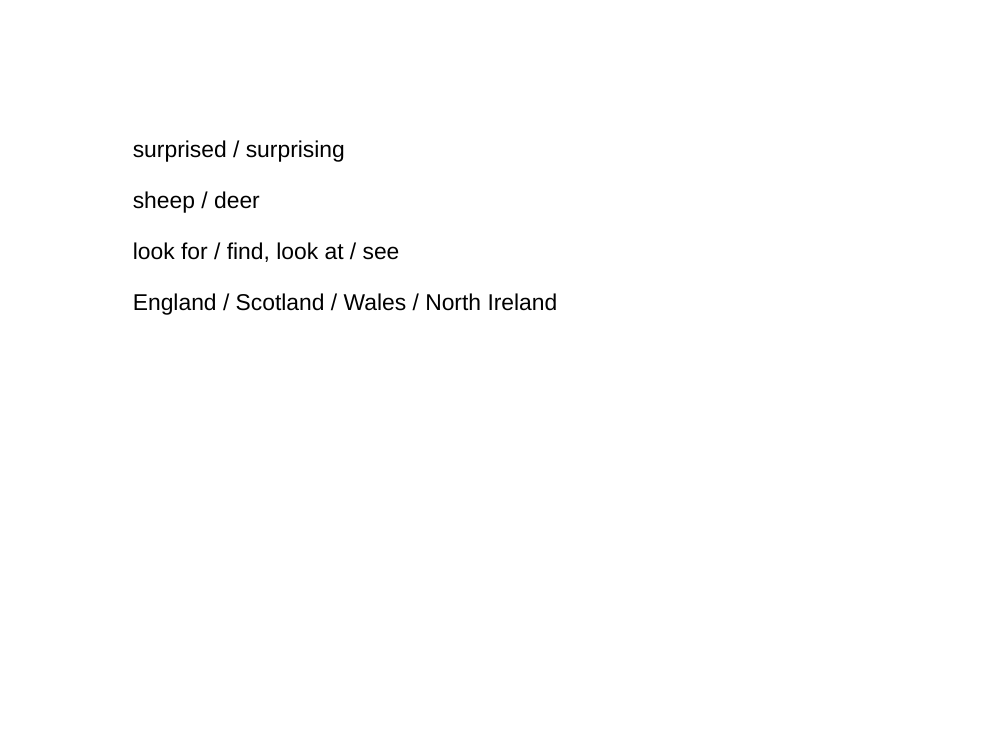
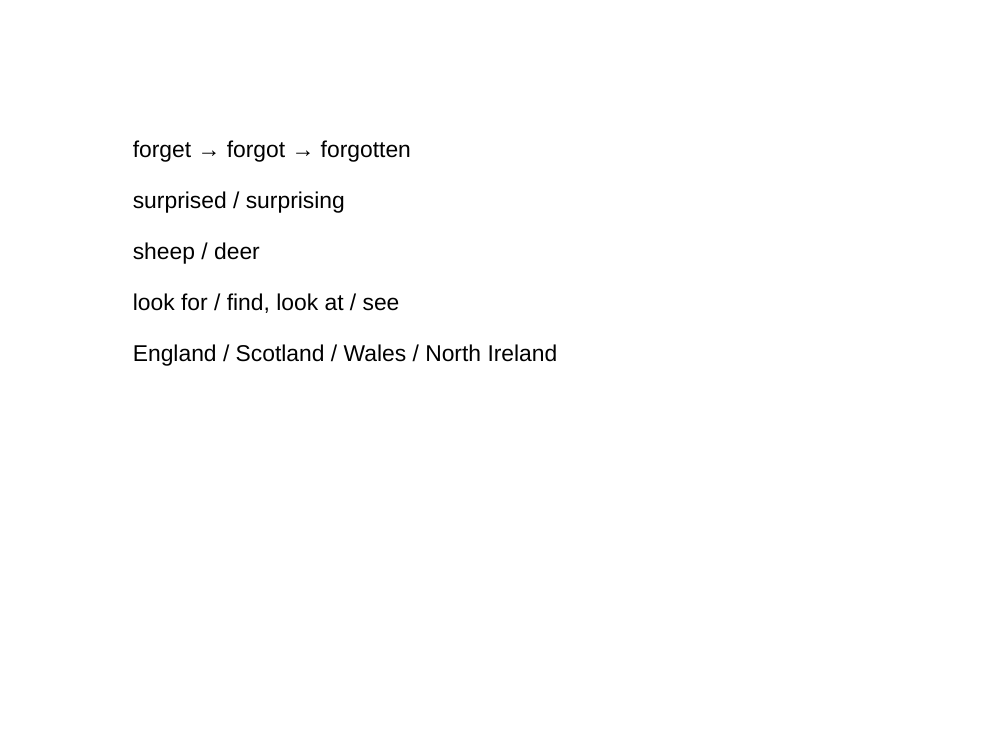
Before and after one commit to ericzhang/english-math, a slide deck: slide 2 of english/grade-8-上/8上英语人教版-unit-1-words.ppt. Drawn at 1008x756 pixels with LibreOffice and Linux fonts; fonts in the diff are those of the drawing. Boxes give left, top, right and bottom in pixels: in the first picture for what was removed or moved away, otherwise in the second. Text is boxed around its words. In the diff, an @@ line names an element or a change of style, - is before the commit and + after.

```diff
--- a/english/grade-8-上/8上英语人教版-unit-1-words.ppt
+++ b/english/grade-8-上/8上英语人教版-unit-1-words.ppt
@@ text at box(133, 140, 411, 162): paragraph added @@
+forget → forgot → forgotten
```
Also in this commit, not shown: 1 other slide changed, 7 slides added, 10 other files.
